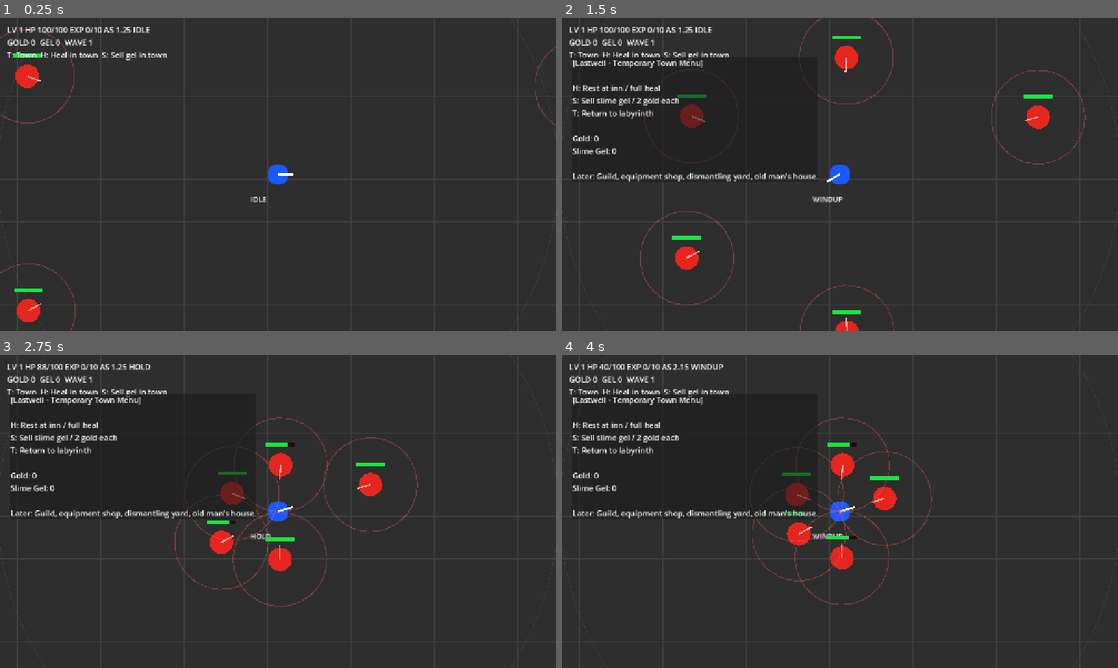
Above: before the commit, frames 1-4 (two rows, left to right).
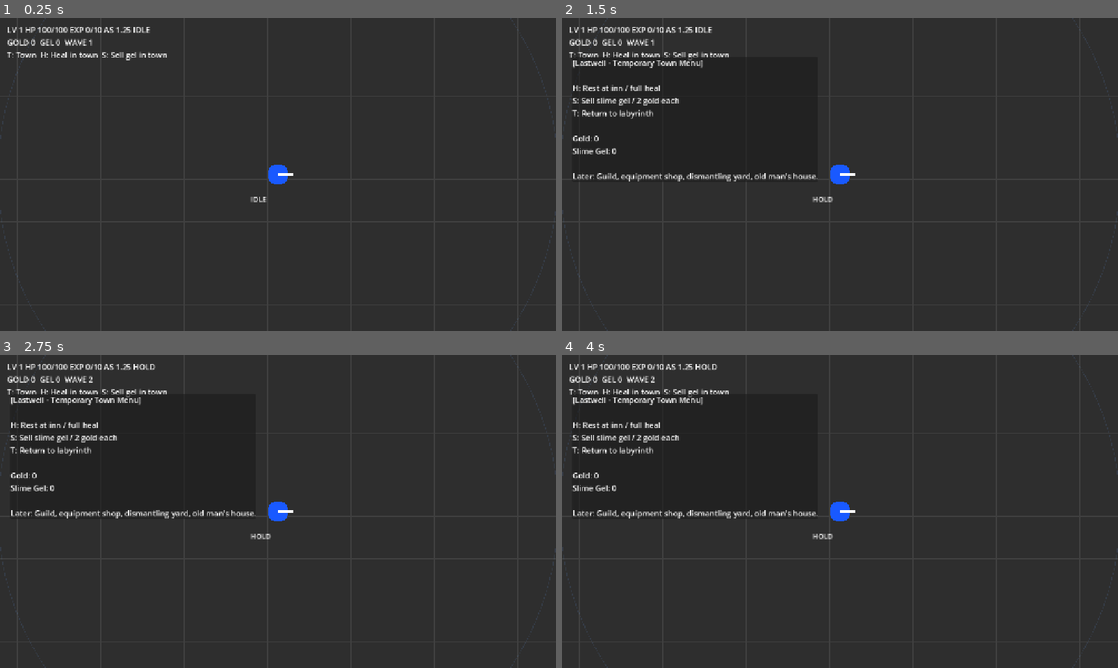
Above: after the commit, the same moments.

Repository: danyoon0760/last-archer
Game: Godot game, scene res://scenes/Main.tscn
Same seed, same stepped clock (60 frames per second), same inputs: the game is played once before the commit and once after it.
Inputs (mouse positions are in pixels of both pictures, inside the frame that each line leads up to):
- Up to frame 1 (0.25 s): no input
- Up to frame 2 (1.5 s): tap Enter at 0.5 s; move the mouse to (962, 158) at 0.52 s; hold W 0.53-1.28 s; tap T at 0.6 s; click (962, 158) at 0.67 s; move the mouse to (728, 190) at 1.27 s; hold S from 1.28 s (still down); tap H at 1.35 s
- Up to frame 3 (2.75 s): move the mouse to (333, 442) at 2.02 s; release S at 2.03 s; hold W from 2.03 s (still down); tap R at 2.1 s
- Up to frame 4 (4 s): move the mouse to (812, 574) at 2.77 s; tap E at 2.85 s; click (812, 574) at 2.92 s; move the mouse to (1006, 558) at 3.52 s; release W at 3.53 s; hold A from 3.53 s (still down); tap Q at 3.6 s

The runs differ from the first frame. In frame 1, 0.9% of the frame differs, in the area x 0-100%, y 3-100%; in frame 2, 2.2%; in frame 3, 2.6%, in the area x 6-76%, y 2-81%; in frame 4, 2.6%.

Commit message:
Spawn mixed enemy waves

Diff:
--- a/scripts/wave_spawner.gd
+++ b/scripts/wave_spawner.gd
@@ -1,6 +1,8 @@
 extends Node2D
 
-@export var enemy_scene: PackedScene
+@export var slime_scene: PackedScene
+@export var rat_scene: PackedScene
+@export var heavy_slime_scene: PackedScene
 @export var spawn_radius: float = 520.0
 @export var delay_between_waves: float = 2.0
 @export var max_waves_before_loop: int = 999
@@ -43,10 +45,6 @@
 		next_wave_timer = delay_between_waves
 
 func start_next_wave() -> void:
-	if enemy_scene == null:
-		push_warning("WaveSpawner has no enemy_scene assigned.")
-		return
-
 	wave += 1
 	if wave > max_waves_before_loop:
 		wave = 1
@@ -56,17 +54,43 @@
 	if is_instance_valid(game_manager) and game_manager.has_method("set_wave"):
 		game_manager.set_wave(wave)
 
-	var enemy_count: int = get_enemy_count_for_wave(wave)
-	enemies_alive = enemy_count
+	var enemy_scenes: Array[PackedScene] = build_wave_enemy_list(wave)
+	enemies_alive = enemy_scenes.size()
 
-	for i in range(enemy_count):
-		spawn_enemy(i, enemy_count)
+	for i in range(enemy_scenes.size()):
+		spawn_enemy(enemy_scenes[i], i, enemy_scenes.size())
 
-func get_enemy_count_for_wave(value: int) -> int:
-	return min(3 + value * 2, 24)
+func build_wave_enemy_list(value: int) -> Array[PackedScene]:
+	var list: Array[PackedScene] = []
+	var slime_count: int = min(3 + value, 12)
+	var rat_count: int = 0
+	var heavy_count: int = 0
 
-func spawn_enemy(index: int, total: int) -> void:
-	var enemy: Node = enemy_scene.instantiate()
+	if value >= 2:
+		rat_count = min(value, 8)
+	if value >= 4:
+		heavy_count = min(1 + int(value / 4), 4)
+
+	for i in range(slime_count):
+		if slime_scene != null:
+			list.append(slime_scene)
+	for i in range(rat_count):
+		if rat_scene != null:
+			list.append(rat_scene)
+	for i in range(heavy_count):
+		if heavy_slime_scene != null:
+			list.append(heavy_slime_scene)
+
+	if list.is_empty() and slime_scene != null:
+		list.append(slime_scene)
+
+	list.shuffle()
+	return list
+
+func spawn_enemy(scene: PackedScene, index: int, total: int) -> void:
+	if scene == null:
+		return
+	var enemy: Node = scene.instantiate()
 
 	var center: Vector2 = Vector2(640, 360)
 	if is_instance_valid(player):
